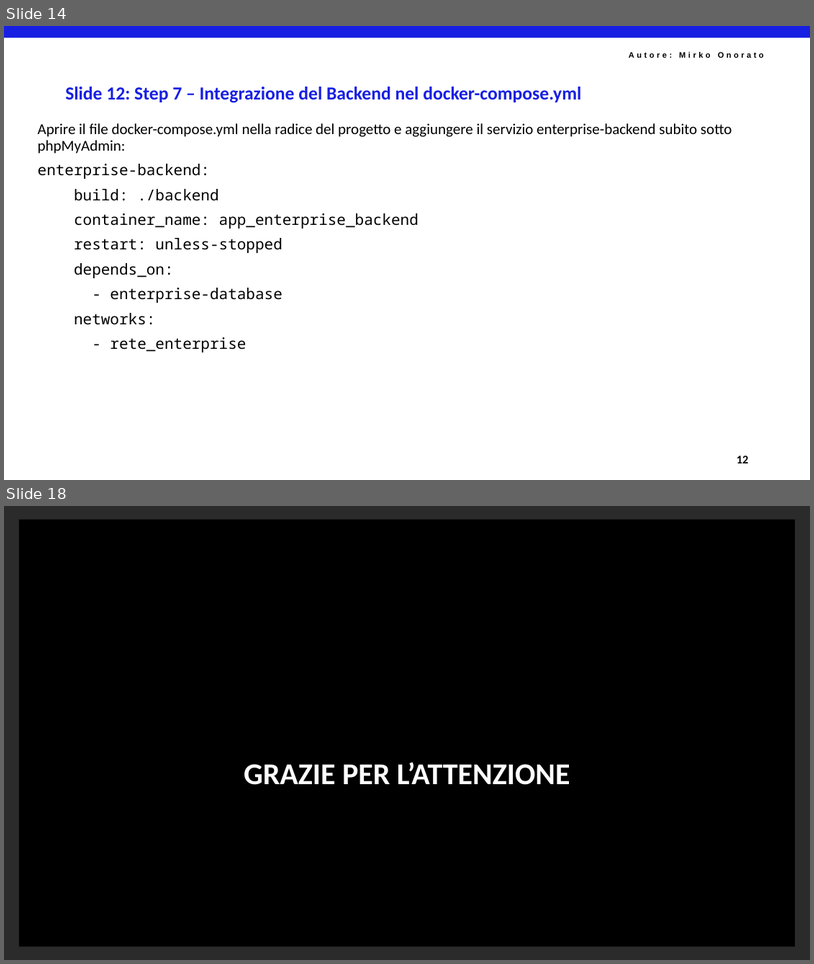
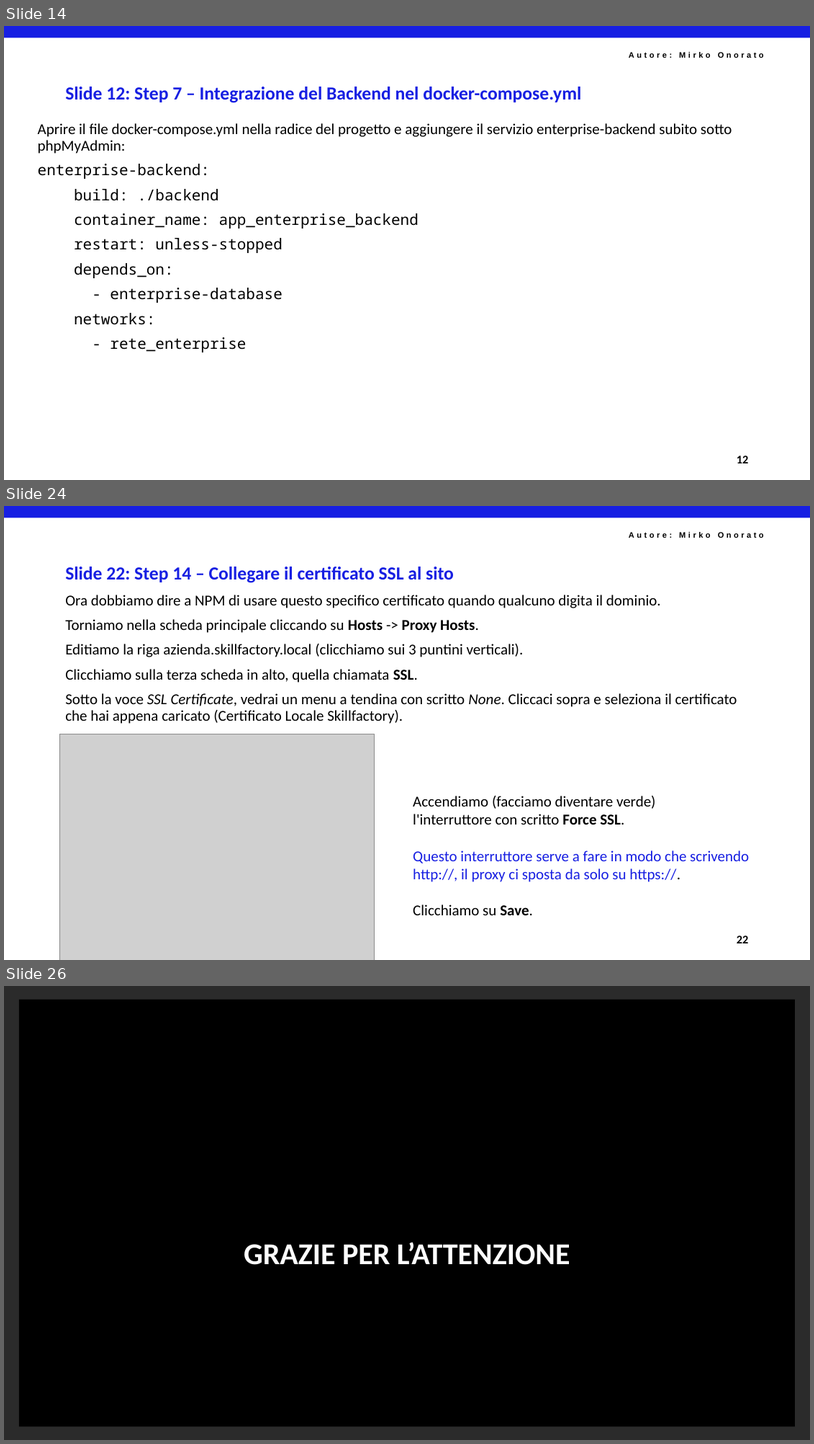
Before and after one commit to mirkoSkF/Docker-Slides, a slide deck: Lab 3.b - Stack Enterprise con Nginx Proxy Manager.pptx. Shown one above the other, each under a label of ours: slides 14 and 18 before the commit, slides 14, 24 and 26 after it; the slides between them are not shown. The pictures are 814x964 and 814x1444 pixels, drawn with LibreOffice and Linux fonts; fonts in the diff are those of the drawing; grey boxes stand for pictures; background and template pictures are left out; a plain dark background stands for a picture behind light text. Boxes give left, top, right and bottom in pixels: in the first picture for what was removed or moved away, otherwise in the second. Text is boxed around its words. In the diff, an @@ line names an element or a change of style, - is before the commit and + after.

```diff
--- a/Lab 3.b - Stack Enterprise con Nginx Proxy Manager.pptx
+++ b/Lab 3.b - Stack Enterprise con Nginx Proxy Manager.pptx
@@ slide 24 added at (4,506,810,960), background #FFFFFF; not listed: 2 template elements that a slide beside it also shows @@
@@ title added at (65,566,454,583), 22 pt, text #171FE2, bold @@
+Slide 22: Step 14 – Collegare il certificato SSL al sito
@@ text added at (65,595,738,723), 18 pt, text #000000 @@
+Ora dobbiamo dire a NPM di usare questo specifico certificato quando qualcuno digita il dominio.
+Torniamo nella scheda principale cliccando su Hosts -> Proxy Hosts.
+Editiamo la riga azienda.skillfactory.local (clicchiamo sui 3 puntini verticali).
+Clicchiamo sulla terza scheda in alto, quella chiamata SSL.
+Sotto la voce SSL Certificate, vedrai un menu a tendina con scritto None. Cliccaci sopra e seleziona il certificato che hai appena caricato (Certificato Locale Skillfactory).
@@ picture added at (59,734,374,960) @@
@@ text added at (413,795,749,915), 18 pt, text #000000 @@
+Accendiamo (facciamo diventare verde)
+l'interruttore con scritto Force SSL.
+Questo interruttore serve a fare in modo che scrivendo
+http://, il proxy ci sposta da solo su https://.
+Clicchiamo su Save.
@@ text added at (737,935,749,943), 14 pt, text #000000, bold @@
+22
@@ what was slide 18 is now slide 26 @@
```
Also in this commit, not shown: 3 slides changed, 7 other slides added.
